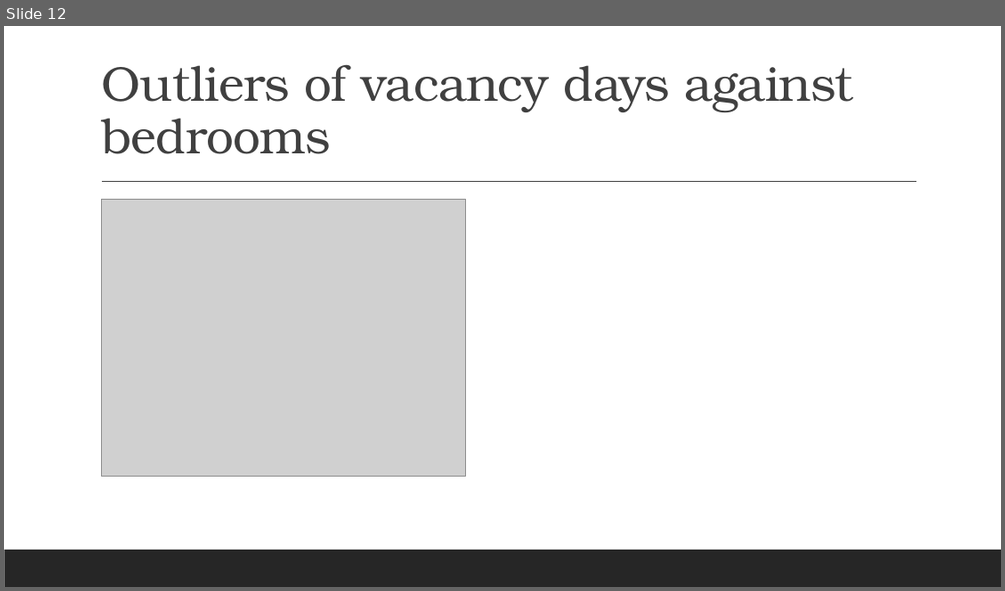
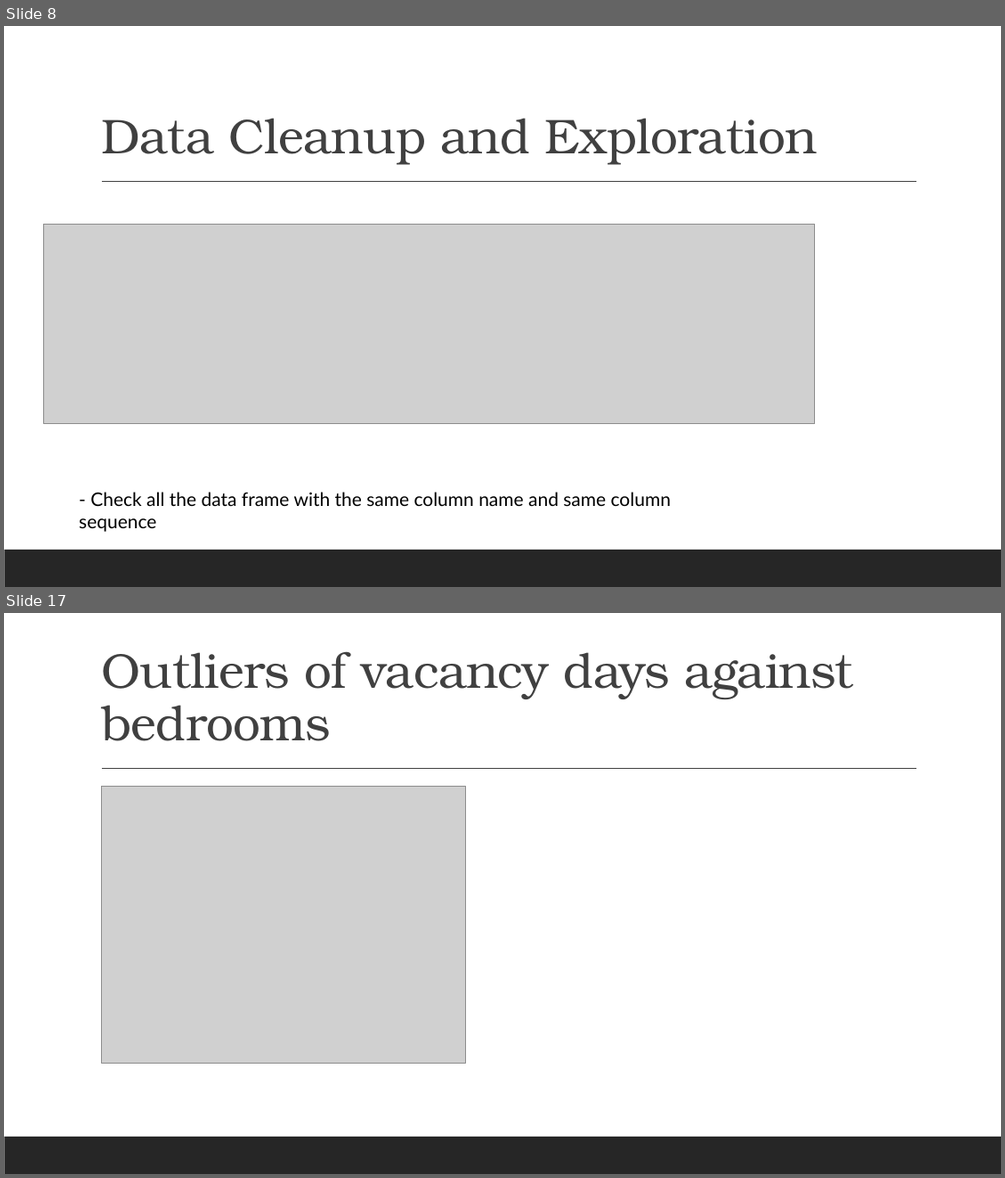
Before and after one commit to Anguyensfg/project-1, a slide deck: QLD Housing Vacancy.pptx. Shown one above the other, each under a label of ours: slide 12 before the commit, slides 8 and 17 after it; the slides between them are not shown. The pictures are 1005x591 and 1005x1178 pixels, drawn with LibreOffice and Linux fonts; fonts in the diff are those of the drawing; grey boxes stand for pictures. Boxes give left, top, right and bottom in pixels: in the first picture for what was removed or moved away, otherwise in the second. Text is boxed around its words. In the diff, an @@ line names an element or a change of style, - is before the commit and + after.

```diff
--- a/QLD Housing Vacancy.pptx
+++ b/QLD Housing Vacancy.pptx
@@ slide 8 added at <box>4,26,1001,587</box>, background #FFFFFF; not listed: 2 template elements that a slide beside it also shows @@
@@ title added at <box>101,118,817,165</box>, 47 pt, text #404040 @@
+Data Cleanup and Exploration
@@ picture added at <box>44,224,815,424</box> @@
@@ text added at <box>90,491,671,506</box>, 18 pt, text #000000 @@
+- Check all the data frame with the same column name and same column sequence
@@ what was slide 12 is now slide 17 @@
```
Also in this commit, not shown: 8 slides changed, 8 other slides added, 1 slide removed, 1 other file.
